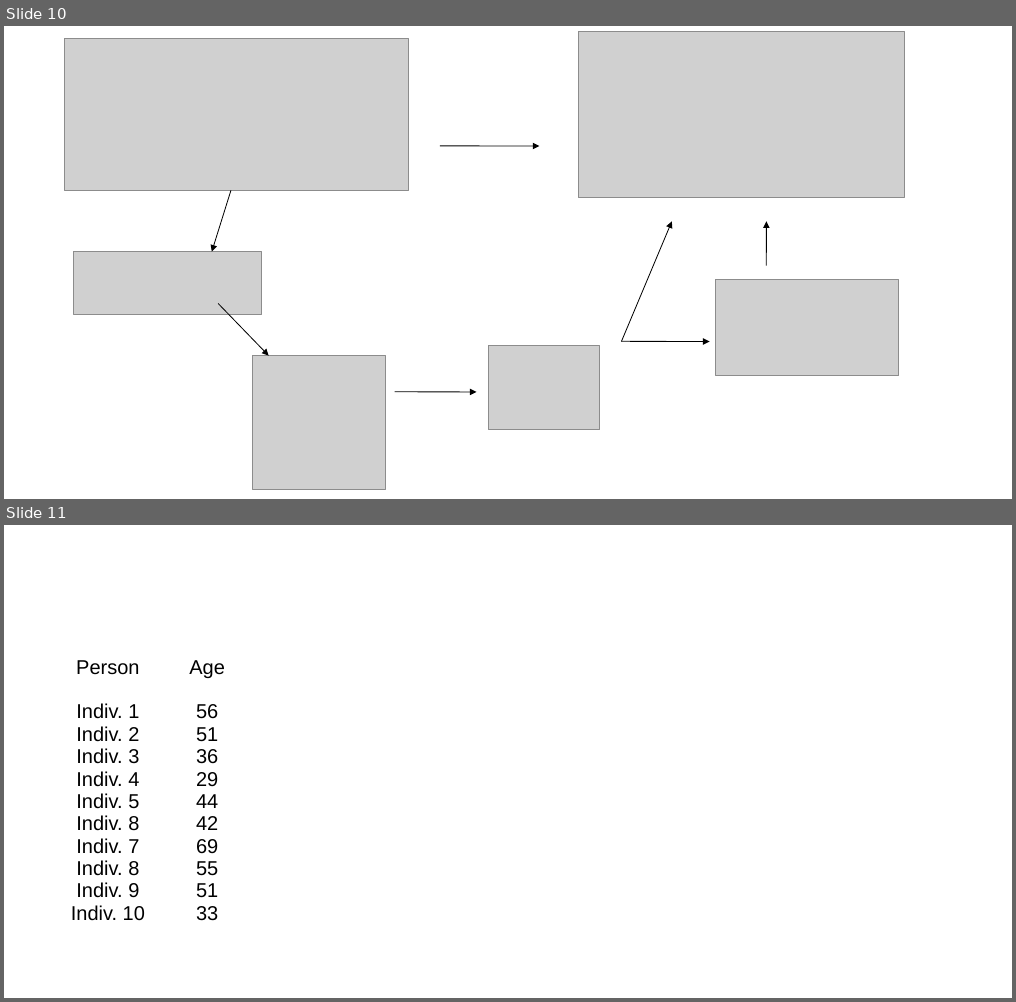
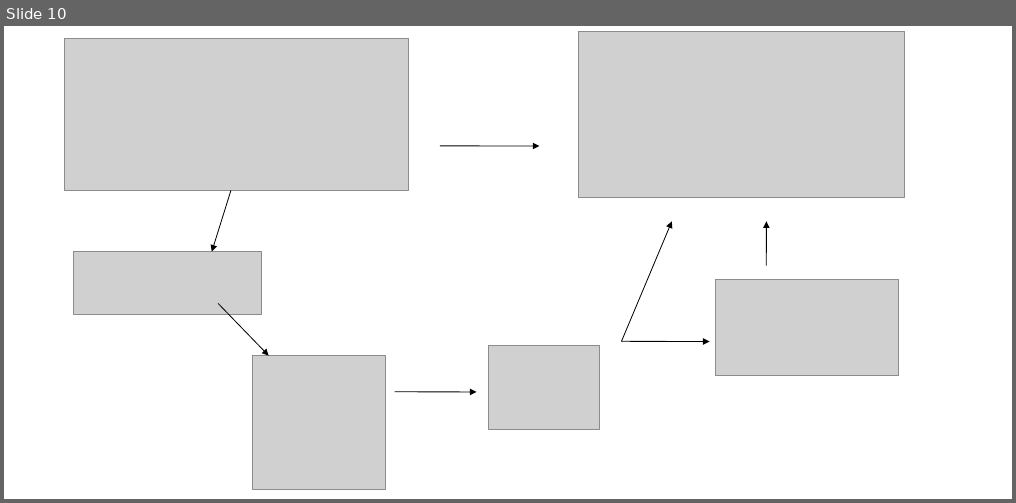
Before and after one commit to denisexifaras/presentations, a slide deck: Big_data_is_sexy.ppt. Shown one above the other, each under a label of ours: slides 10 and 11 before the commit, slide 10 after it. The pictures are 1016x1002 and 1016x503 pixels, drawn with LibreOffice and Linux fonts; fonts in the diff are those of the drawing; grey boxes stand for pictures. Boxes give left, top, right and bottom in pixels: in the first picture for what was removed or moved away, otherwise in the second. Text is boxed around its words. In the diff, an @@ line names an element or a change of style, - is before the commit and + after.

```diff
--- a/Big_data_is_sexy.ppt
+++ b/Big_data_is_sexy.ppt
@@ slide 11 removed at <box>4,525,1012,998</box>, background #FFFFFF @@
@@ text removed at <box>71,660,145,921</box> @@
-Person
-Indiv. 1
-Indiv. 2
-Indiv. 3
-Indiv. 4
-Indiv. 5
-Indiv. 8
-Indiv. 7
-Indiv. 8
-Indiv. 9
-Indiv. 10
@@ text removed at <box>189,660,225,921</box> @@
-Age
-56
-51
-36
-29
-44
-42
-69
-55
-51
-33
```
Also in this commit, not shown: 6 slides added, 15 other files.
